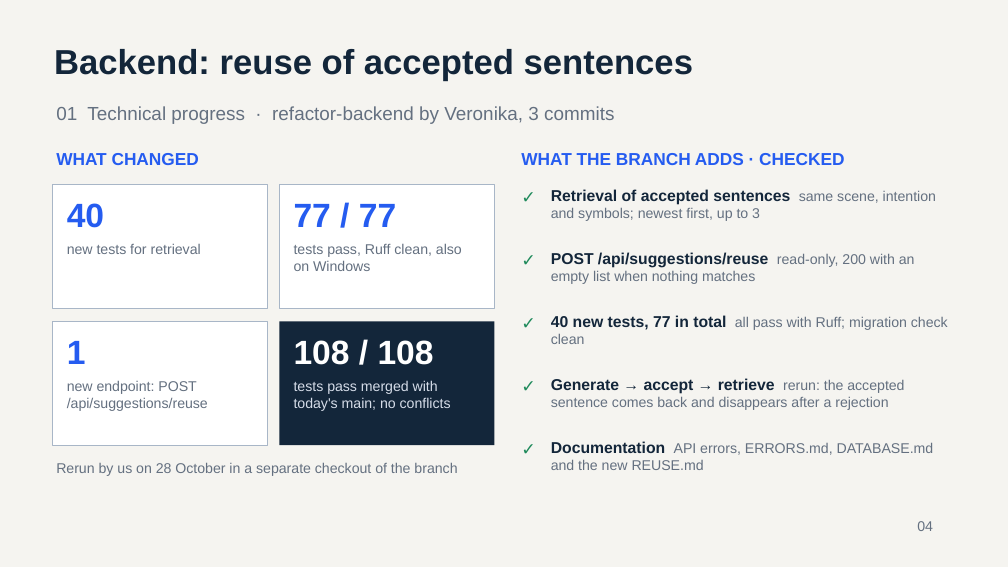
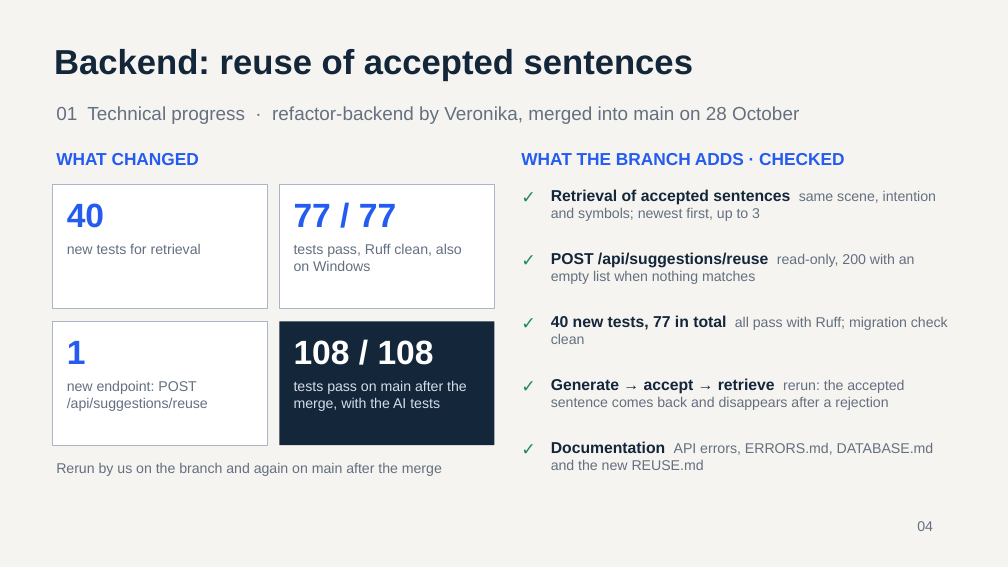
Before and after one commit to bhsei/26B, a slide deck: slide 4 of weekly-reports/W07/Weekly_Report_W07.pptx. Drawn at 1008x567 pixels with LibreOffice and Linux fonts; fonts in the diff are those of the drawing. Boxes give left, top, right and bottom in pixels: in the first picture for what was removed or moved away, otherwise in the second. Text is boxed around its words. In the diff, an @@ line names an element or a change of style, - is before the commit and + after.

Commit message:
W7 - Weekly report W07; Gantt tasks in verb and noun form with design due in week 12, backend slides updated after the merge, status-code legend and corrected survey limits

```diff
--- a/weekly-reports/W07/Weekly_Report_W07.pptx
+++ b/weekly-reports/W07/Weekly_Report_W07.pptx
@@ text at (56,106,799,124): text changed @@
-01 Technical progress · refactor-backend by Veronika, 3 commits
+01 Technical progress · refactor-backend by Veronika, merged into main on 28 October
@@ text at (294,380,467,411): text changed @@
-tests pass merged with today's main; no conflicts
+tests pass on main after the merge, with the AI tests
@@ text at (56,463,442,476): text changed @@
-Rerun by us on 28 October in a separate checkout of the branch
+Rerun by us on the branch and again on main after the merge
```
Also in this commit, not shown: 5 other slides changed.
